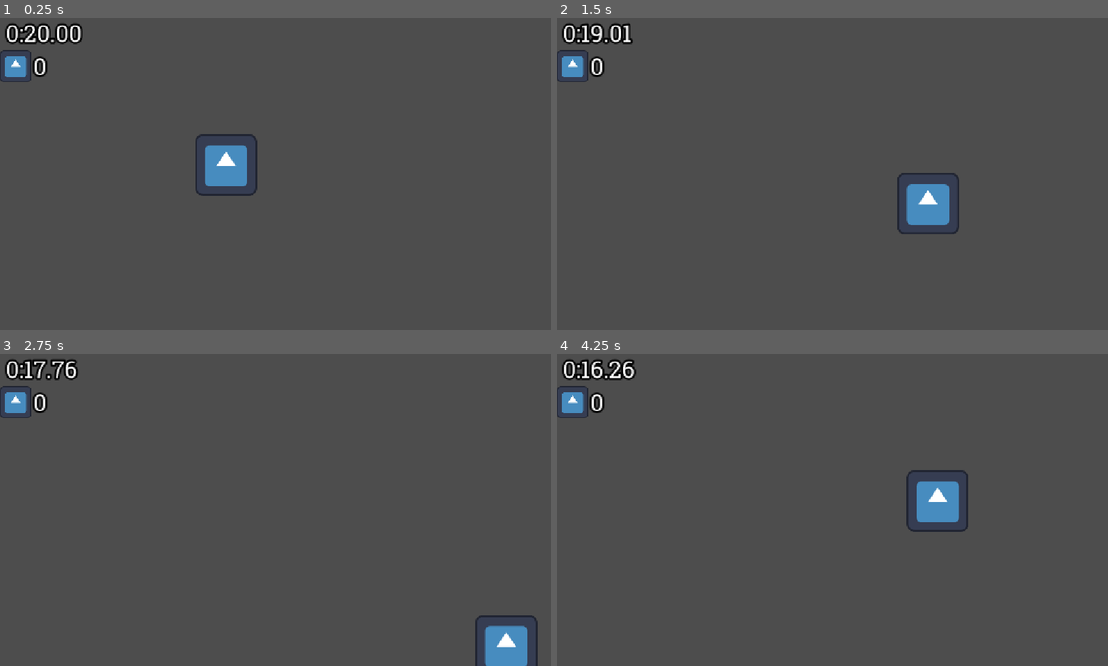
Above: before the commit, frames 1-4 (two rows, left to right).
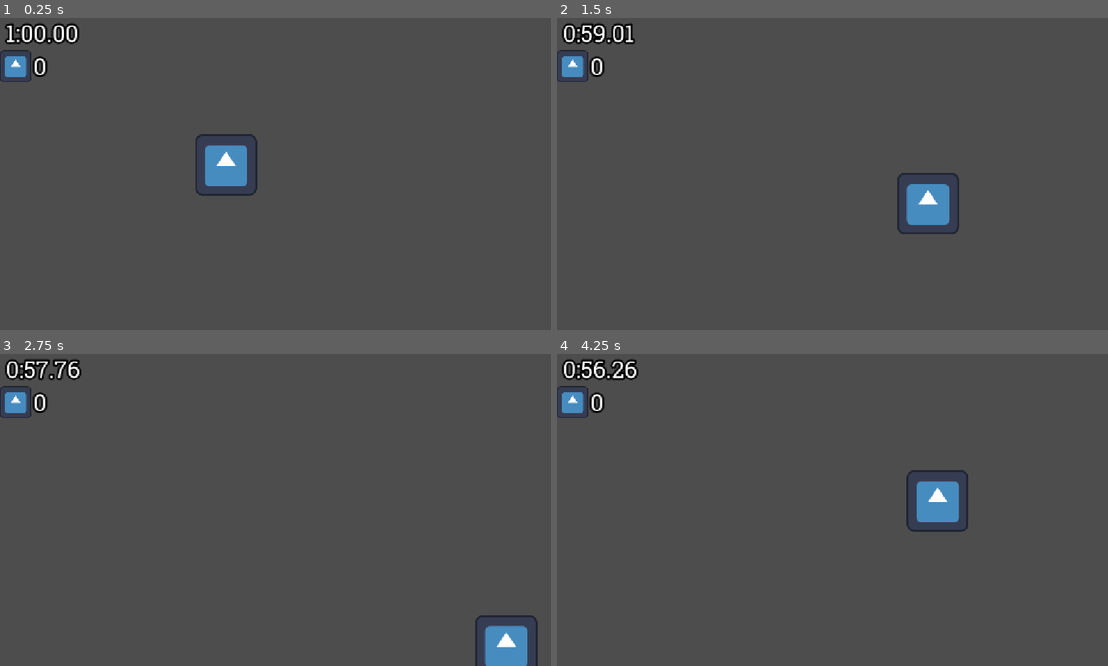
Above: after the commit, the same moments.

Repository: Emarald64/ancient-game-jam
Game: Godot game, scene res://source/main.tscn
Two runs of this game, one before a commit and one after it. Both use one fixed random seed, a clock stepped at 60 frames per second and the inputs below. The engine's default icon, where the game draws it, is replaced by a stand-in: a white triangle on a blue panel in a dark square.
Inputs:
- Up to frame 1 (0.25 s): no input
- Up to frame 2 (1.5 s): tap Enter at 0.5 s; hold D (move_right) 0.53-1.28 s; hold S (move_down) from 1.28 s (still down)
- Up to frame 3 (2.75 s): release S (move_down) at 2.03 s; hold D (move_right) from 2.03 s (still down)
- Up to frame 4 (4.25 s): release D (move_right) at 2.78 s; hold W (move_up) 2.78-3.53 s; hold A (move_left) from 3.53 s (still down)

The runs differ from the first frame. In frame 1, 0.7% of the frame differs, in the area x 0-16%, y 1-9%; in frame 2, 0.5%; in frame 3, 0.5%; in frame 4, 0.5%.

Commit message:
added time out animation

Diff:
--- a/project.godot
+++ b/project.godot
@@ -14,6 +14,10 @@
 run/main_scene="uid://dut4kwctm6nl"
 config/features=PackedStringArray("4.7", "GL Compatibility")
 config/icon="res://icon.svg"
+
+[debug]
+
+gdscript/warnings/integer_division=0
 
 [display]
 
--- /dev/null
+++ b/source/ui/death_screen.tscn
@@ -0,0 +1,44 @@
+[gd_scene format=3 uid="uid://jw2l3450taoy"]
+
+[node name="DeathScreen" type="ColorRect" unique_id=791762848]
+visible = false
+modulate = Color(1, 1, 1, 0)
+anchors_preset = 15
+anchor_right = 1.0
+anchor_bottom = 1.0
+grow_horizontal = 2
+grow_vertical = 2
+color = Color(0, 0, 0, 1)
+
+[node name="Label" type="Label" parent="." unique_id=1170738697]
+layout_mode = 1
+anchors_preset = 8
+anchor_left = 0.5
+anchor_top = 0.5
+anchor_right = 0.5
+anchor_bottom = 0.5
+offset_left = -239.5
+offset_top = -124.0
+offset_right = 239.5
+offset_bottom = -59.0
+grow_horizontal = 2
+grow_vertical = 2
+theme_override_font_sizes/font_size = 64
+text = "You ran out of time... "
+metadata/_edit_use_anchors_ = true
+
+[node name="Button" type="Button" parent="." unique_id=271287176]
+layout_mode = 1
+anchors_preset = 7
+anchor_left = 0.5
+anchor_top = 1.0
+anchor_right = 0.5
+anchor_bottom = 1.0
+offset_left = -45.0
+offset_top = -198.0
+offset_right = 45.0
+offset_bottom = -147.0
+grow_horizontal = 2
+grow_vertical = 0
+theme_override_font_sizes/font_size = 48
+text = "Retry"
--- a/source/ui/game_timer.gd
+++ b/source/ui/game_timer.gd
@@ -1,7 +1,7 @@
 extends Label
 
 var time_startup=.5
-var time_left:=20.0
+var time_left:=60.0
 const START_FLASING:=15
 var sent_time_up:=false
 
@@ -13,8 +13,8 @@
 		time_startup-=delta
 	else:
 		time_left-=delta
-	@warning_ignore("narrowing_conversion")
-	text=format_time(maxi(time_left*1000,0))
+	#@warning_ignore("narrowing_conversion")
+	text=format_time(maxi(int(time_left*1000),0))
 	var flash_progress:=0.0
 	if time_left<START_FLASING:
 		flash_progress=sin((((START_FLASING-time_left)/2)**2)*3)
@@ -27,8 +27,8 @@
 
 static func format_time(time_ms:int)->String:
 	@warning_ignore_start("integer_division")
-	var minutes=time_ms/60000
-	var seconds=(time_ms/1000)%60
-	var hundreths=(time_ms/10)%100
+	var minutes:=time_ms/60000
+	var seconds:=(time_ms/1000)%60
+	var hundreths:=(time_ms/10)%100
 	@warning_ignore_restore("integer_division")
 	return "%2d:%02d.%02d" % [minutes,seconds,hundreths]
--- /dev/null
+++ b/source/ui/time_out_animation.gd
@@ -0,0 +1,8 @@
+extends Control
+
+signal show_death_screen
+
+func play():
+	$AnimationPlayer.play(&"time_out")
+	await $AnimationPlayer.animation_finished
+	show_death_screen.emit()
--- /dev/null
+++ b/source/ui/time_out_animation.tscn
@@ -0,0 +1,203 @@
+[gd_scene format=3 uid="uid://hgxjysbpdkyq"]
+
+[ext_resource type="Script" uid="uid://bu6dg2vnkmm5e" path="res://source/ui/time_out_animation.gd" id="1_lsecl"]
+
+[sub_resource type="Animation" id="Animation_daf6k"]
+length = 0.001
+tracks/0/type = "value"
+tracks/0/imported = false
+tracks/0/enabled = true
+tracks/0/path = NodePath("Sand:position")
+tracks/0/interp = 1
+tracks/0/loop_wrap = true
+tracks/0/keys = {
+"times": PackedFloat32Array(0),
+"transitions": PackedFloat32Array(1),
+"update": 0,
+"values": [Vector2(540, 613)]
+}
+tracks/1/type = "value"
+tracks/1/imported = false
+tracks/1/enabled = true
+tracks/1/path = NodePath("Rock2:position")
+tracks/1/interp = 1
+tracks/1/loop_wrap = true
+tracks/1/keys = {
+"times": PackedFloat32Array(0),
+"transitions": PackedFloat32Array(1),
+"update": 0,
+"values": [Vector2(389, -136)]
+}
+tracks/2/type = "value"
+tracks/2/imported = false
+tracks/2/enabled = true
+tracks/2/path = NodePath("Rock3:position")
+tracks/2/interp = 1
+tracks/2/loop_wrap = true
+tracks/2/keys = {
+"times": PackedFloat32Array(0),
+"transitions": PackedFloat32Array(1),
+"update": 0,
+"values": [Vector2(695, -105)]
+}
+tracks/3/type = "value"
+tracks/3/imported = false
+tracks/3/enabled = true
+tracks/3/path = NodePath("Rock4:position")
+tracks/3/interp = 1
+tracks/3/loop_wrap = true
+tracks/3/keys = {
+"times": PackedFloat32Array(0),
+"transitions": PackedFloat32Array(1),
+"update": 0,
+"values": [Vector2(575, -178)]
+}
+tracks/4/type = "value"
+tracks/4/imported = false
+tracks/4/enabled = true
+tracks/4/path = NodePath("Rock:position")
+tracks/4/interp = 1
+tracks/4/loop_wrap = true
+tracks/4/keys = {
+"times": PackedFloat32Array(0),
+"transitions": PackedFloat32Array(1),
+"update": 0,
+"values": [Vector2(122, -76)]
+}
+tracks/5/type = "value"
+tracks/5/imported = false
+tracks/5/enabled = true
+tracks/5/path = NodePath("SandFar:position")
+tracks/5/interp = 1
+tracks/5/loop_wrap = true
+tracks/5/keys = {
+"times": PackedFloat32Array(0),
+"transitions": PackedFloat32Array(1),
+"update": 0,
+"values": [Vector2(540, 613)]
+}
+
+[sub_resource type="Animation" id="Animation_lsecl"]
+resource_name = "time_out"
+length = 2.0
+step = 0.05
+tracks/0/type = "value"
+tracks/0/imported = false
+tracks/0/enabled = true
+tracks/0/path = NodePath("Sand:position")
+tracks/0/interp = 1
+tracks/0/loop_wrap = true
+tracks/0/keys = {
+"times": PackedFloat32Array(0, 0.1, 1, 2),
+"transitions": PackedFloat32Array(1, 2, 1, 0.210225),
+"update": 0,
+"values": [Vector2(540, 613), Vector2(540, 613), Vector2(540, 319), Vector2(540, 331)]
+}
+tracks/1/type = "value"
+tracks/1/imported = false
+tracks/1/enabled = true
+tracks/1/path = NodePath("Rock2:position")
+tracks/1/interp = 1
+tracks/1/loop_wrap = true
+tracks/1/keys = {
+"times": PackedFloat32Array(0, 0.4),
+"transitions": PackedFloat32Array(2, 1),
+"update": 0,
+"values": [Vector2(502, -136), Vector2(452, 553)]
+}
+tracks/2/type = "value"
+tracks/2/imported = false
+tracks/2/enabled = true
+tracks/2/path = NodePath("Rock3:position")
+tracks/2/interp = 1
+tracks/2/loop_wrap = true
+tracks/2/keys = {
+"times": PackedFloat32Array(0.35, 0.75),
+"transitions": PackedFloat32Array(2, 1),
+"update": 0,
+"values": [Vector2(695, -105), Vector2(914, 464)]
+}
+tracks/3/type = "value"
+tracks/3/imported = false
+tracks/3/enabled = true
+tracks/3/path = NodePath("Rock4:position")
+tracks/3/interp = 1
+tracks/3/loop_wrap = true
+tracks/3/keys = {
+"times": PackedFloat32Array(0.65000004, 0.95),
+"transitions": PackedFloat32Array(1, 1),
+"update": 0,
+"values": [Vector2(575, -178), Vector2(594, 245)]
+}
+tracks/4/type = "value"
+tracks/4/imported = false
+tracks/4/enabled = true
+tracks/4/path = NodePath("Rock:position")
+tracks/4/interp = 1
+tracks/4/loop_wrap = true
+tracks/4/keys = {
+"times": PackedFloat32Array(0.8, 1.1),
+"transitions": PackedFloat32Array(1, 1),
+"update": 0,
+"values": [Vector2(122, -76), Vector2(168, 353)]
+}
+tracks/5/type = "value"
+tracks/5/imported = false
+tracks/5/enabled = true
+tracks/5/path = NodePath("SandFar:position")
+tracks/5/interp = 1
+tracks/5/loop_wrap = true
+tracks/5/keys = {
+"times": PackedFloat32Array(0.5, 1.25, 2),
+"transitions": PackedFloat32Array(1, 1, 1),
+"update": 0,
+"values": [Vector2(540, 613), Vector2(540, 229), Vector2(540, 254)]
+}
+
+[sub_resource type="AnimationLibrary" id="AnimationLibrary_ufgwo"]
+_data = {
+&"RESET": SubResource("Animation_daf6k"),
+&"time_out": SubResource("Animation_lsecl")
+}
+
+[node name="TimeOutAnimation" type="Control" unique_id=603268710]
+layout_mode = 3
+anchors_preset = 15
+anchor_right = 1.0
+anchor_bottom = 1.0
+grow_horizontal = 2
+grow_vertical = 2
+script = ExtResource("1_lsecl")
+
+[node name="SandFar" type="Polygon2D" parent="." unique_id=838776775]
+position = Vector2(540, 613)
+color = Color(0.18, 0.16848001, 0.0936, 1)
+polygon = PackedVector2Array(-540, 55, -464, 79, -407, 76, -350, 64, -305, 51, -248, 53, -204, 63, -150, 40, -107, 36, -52, 47, 57, 54, 135, 57, 225, 39, 271, 51, 343, 64, 414, 49, 483, 38, 572, 50, 616, 82, 616, 330, -542, 330)
+
+[node name="Rock2" type="Polygon2D" parent="." unique_id=1081163202]
+position = Vector2(389, -136)
+color = Color(0.1, 0.08083334, 0.053999998, 1)
+polygon = PackedVector2Array(-312, -176, -246, 89, 46, 78, 148, -177, -49, -332)
+
+[node name="Rock3" type="Polygon2D" parent="." unique_id=999259520]
+position = Vector2(695, -105)
+color = Color(0.1, 0.08083334, 0.053999998, 1)
+polygon = PackedVector2Array(-152, -142, -2, 58, 234, 66, 267, -217, 4, -313)
+
+[node name="Rock4" type="Polygon2D" parent="." unique_id=190233855]
+position = Vector2(575, -178)
+color = Color(0.12, 0.096999995, 0.064799994, 1)
+polygon = PackedVector2Array(-94, 82, 81, 162, 201, 40, 207, -184, -76, -191)
+
+[node name="Rock" type="Polygon2D" parent="." unique_id=1645785466]
+position = Vector2(122, -76)
+color = Color(0.16, 0.123333335, 0.072, 1)
+polygon = PackedVector2Array(-165, -68, -71, 63, 151, -51, 210, -284, -108, -294)
+
+[node name="Sand" type="Polygon2D" parent="." unique_id=1773368448]
+position = Vector2(540, 613)
+color = Color(0.3, 0.2808, 0.156, 1)
+polygon = PackedVector2Array(-540, 55, -464, 79, -407, 76, -350, 64, -305, 51, -248, 53, -204, 63, -150, 40, -107, 36, -52, 47, 57, 54, 135, 57, 225, 39, 271, 51, 343, 64, 414, 49, 483, 38, 572, 50, 616, 82, 616, 330, -542, 330)
+
+[node name="AnimationPlayer" type="AnimationPlayer" parent="." unique_id=1557496649]
+libraries/ = SubResource("AnimationLibrary_ufgwo")
Not shown, added: source/ui/time_out_animation.gd.uid
